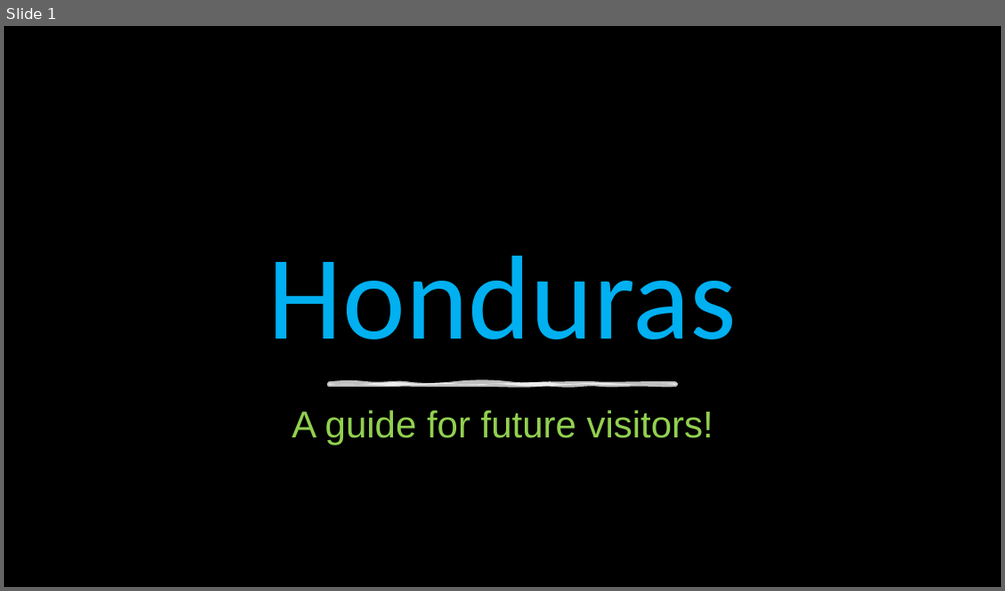
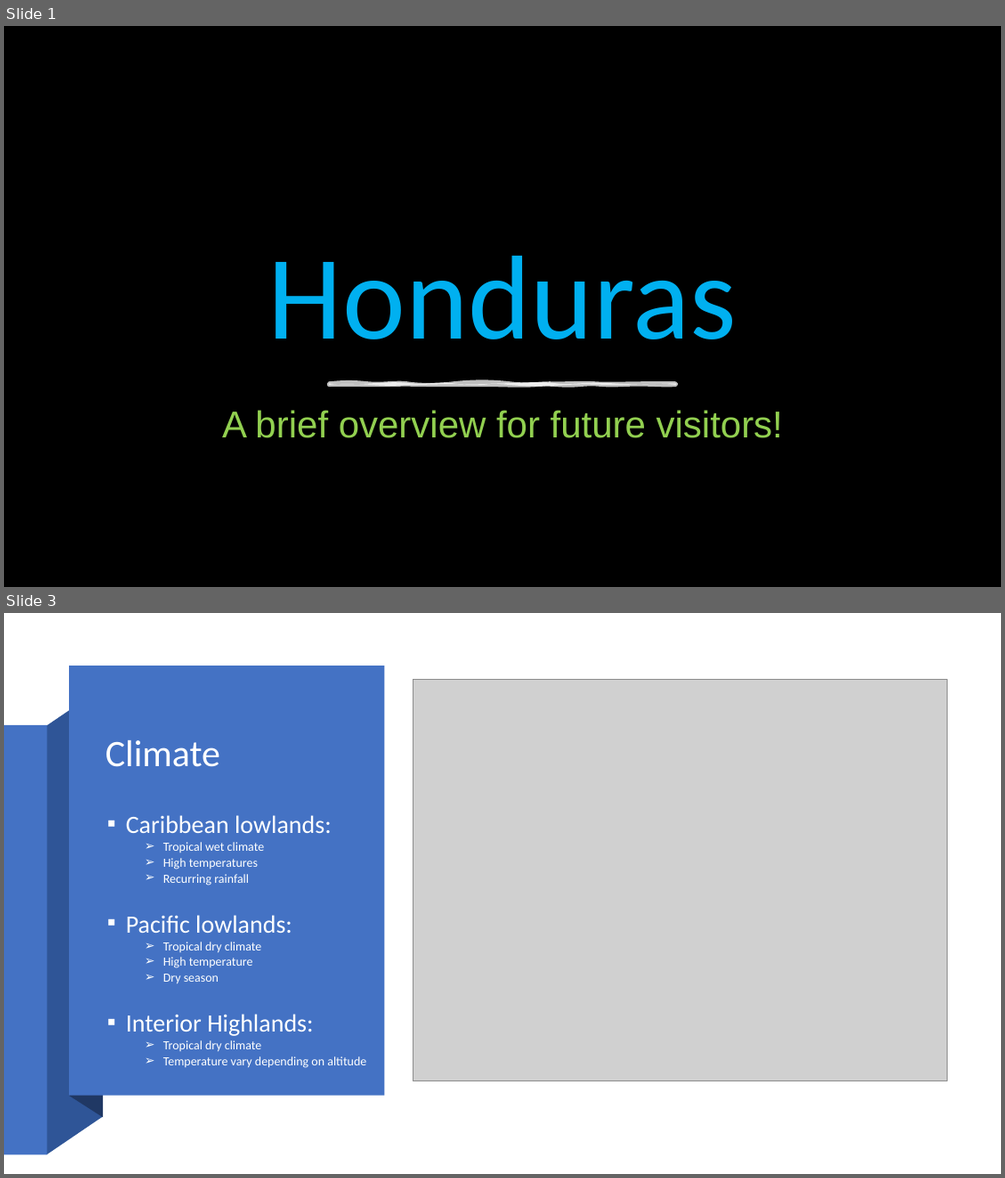
Before and after one commit to EmanuelACS/spanish-language-intro, a slide deck: CountryIntroduction/HondurasPrez.pptx. Shown one above the other, each under a label of ours: slide 1 before the commit, slides 1 and 3 after it; the slides between them are not shown. The pictures are 1005x591 and 1005x1178 pixels, drawn with LibreOffice and Linux fonts; fonts in the diff are those of the drawing; grey boxes stand for pictures; background and template pictures are left out. Boxes give left, top, right and bottom in pixels: in the first picture for what was removed or moved away, otherwise in the second. Text is boxed around its words. In the diff, an @@ line names an element or a change of style, - is before the commit and + after.

```diff
--- a/CountryIntroduction/HondurasPrez.pptx
+++ b/CountryIntroduction/HondurasPrez.pptx
@@ slide 3 added at (4,613,1001,1174), background #FFFFFF @@
@@ rectangle added at (69,666,385,1094), fill #4472C4 @@
@@ freeform shape added at (70,666,104,1117), fill #203864 @@
@@ freeform shape added at (47,688,103,1155), fill #2F5597 @@
@@ picture added at (413,680,947,1081) @@
@@ rectangle added at (4,725,48,1154), fill #4472C4 @@
@@ title added at (105,740,220,767), 36 pt, text #FFFFFF @@
+Climate
@@ text added at (126,815,366,1068), 12 pt, text #FEFFFF @@
+▪ Caribbean lowlands:
+  ➢ Tropical wet climate
+  ➢ High temperatures
+  ➢ Recurring rainfall
+▪ Pacific lowlands:
+  ➢ Tropical dry climate
+  ➢ High temperature
+  ➢ Dry season
+▪ Interior Highlands:
+  ➢ Tropical dry climate
+  ➢ Temperature vary depending on altitude
@@ slide 1 changed as well @@
@@ subtitle at (222,410,783,438): text changed @@
-A guide for future visitors!
+A brief overview for future visitors!
```
Also in this commit, not shown: 7 other slides added, 5 slides removed, 2 other files.
